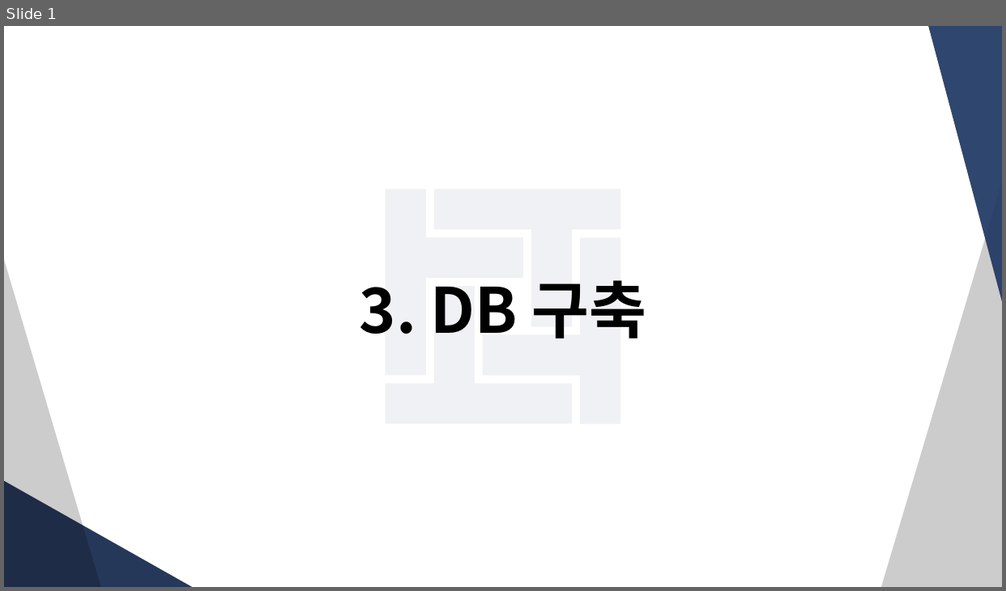
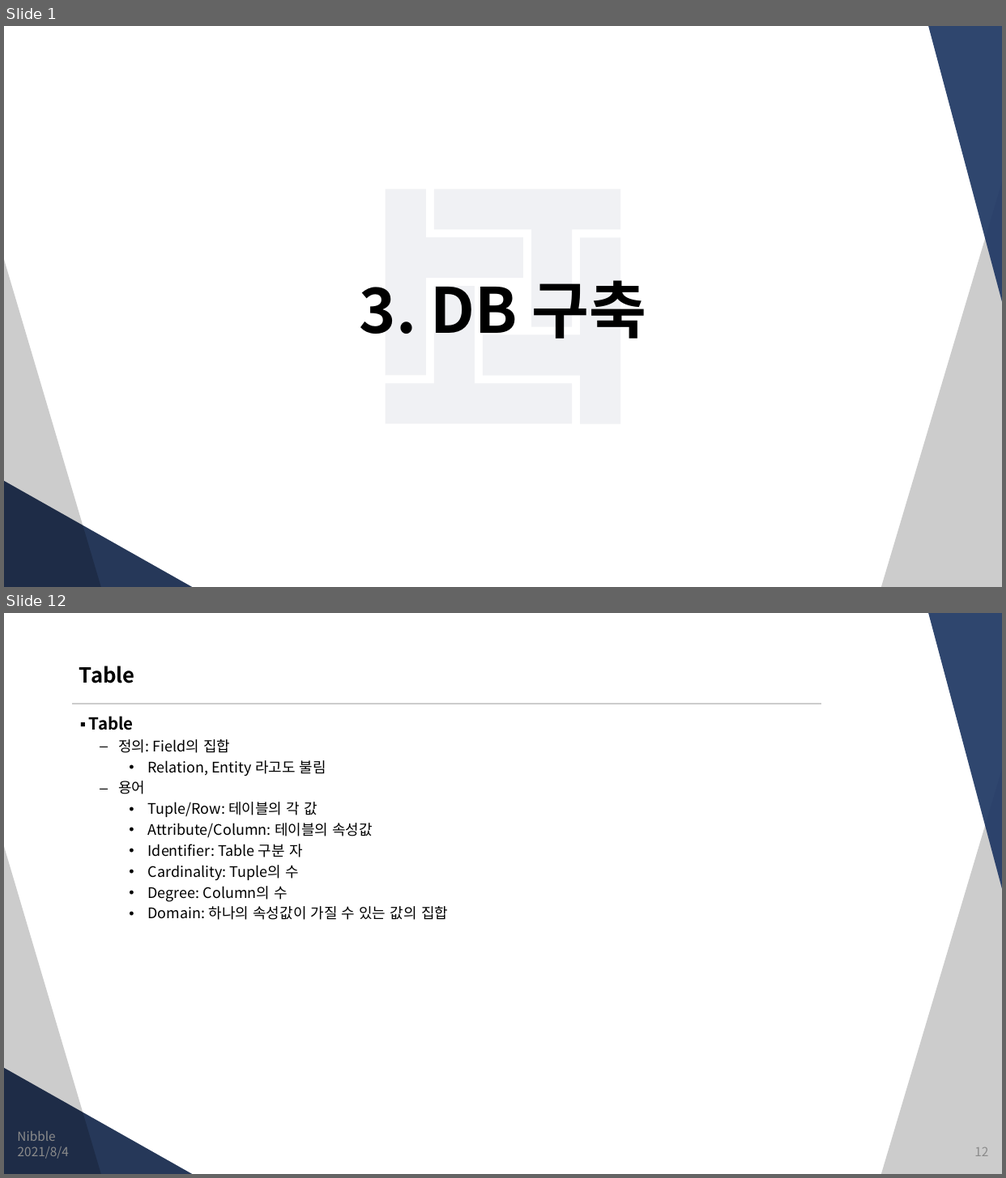
Before and after one commit to JungSangHyeon/2021-TIL, a slide deck: 정보처리기사/3. DB 구축.pptx. Shown one above the other, each under a label of ours: slide 1 before the commit, slides 1 and 12 after it; the slides between them are not shown. The pictures are 1006x591 and 1006x1178 pixels, drawn with LibreOffice and Linux fonts; fonts in the diff are those of the drawing. Boxes give left, top, right and bottom in pixels: in the first picture for what was removed or moved away, otherwise in the second. Text is boxed around its words. In the diff, an @@ line names an element or a change of style, - is before the commit and + after.

```diff
--- a/정보처리기사/3. DB 구축.pptx
+++ b/정보처리기사/3. DB 구축.pptx
@@ slide 12 added at <box>4,613,1002,1174</box>, background #FFFFFF; not listed: 4 template elements that a slide beside it also shows @@
@@ title added at <box>79,666,135,683</box>, 20 pt, text #000000, bold @@
+Table
@@ line added from (72, 704) to (821, 704), #CCCCCC 1.5 pt @@
@@ text added at <box>89,716,448,920</box>, 14 pt, text #000000 @@
+▪ Table
+  – 정의: Field의 집합
+    • Relation, Entity 라고도 불림
+  – 용어
+    • Tuple/Row: 테이블의 각 값
+    • Attribute/Column: 테이블의 속성값
+    • Identifier: Table 구분 자
+    • Cardinality: Tuple의 수
+    • Degree: Column의 수
+    • Domain: 하나의 속성값이 가질 수 있는 값의 집합
@@ text added at <box>17,1131,55,1141</box>, 12 pt, text #8C8C8C @@
+Nibble
@@ text added at <box>18,1147,69,1159</box>, 12 pt, text #8C8C8C @@
+2021/8/4
@@ page number added at <box>974,1148,988,1157</box>, 12 pt, text #8C8C8C @@
+12
```
Also in this commit, not shown: 7 slides changed, 9 other slides added.
